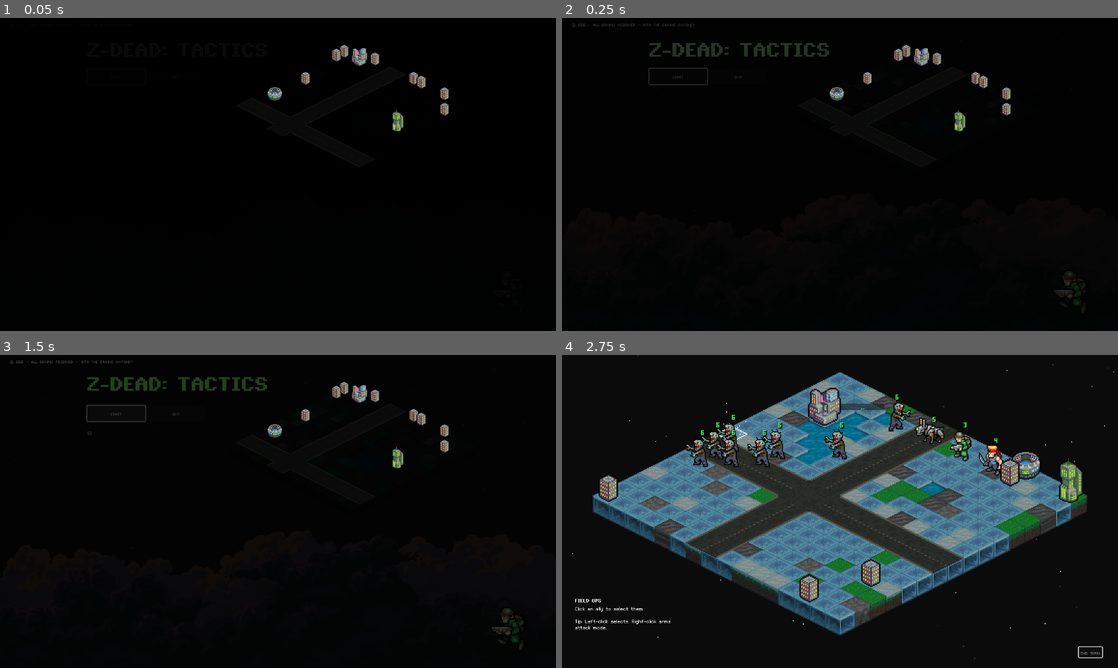
Above: before the commit, frames 1-4 (two rows, left to right).
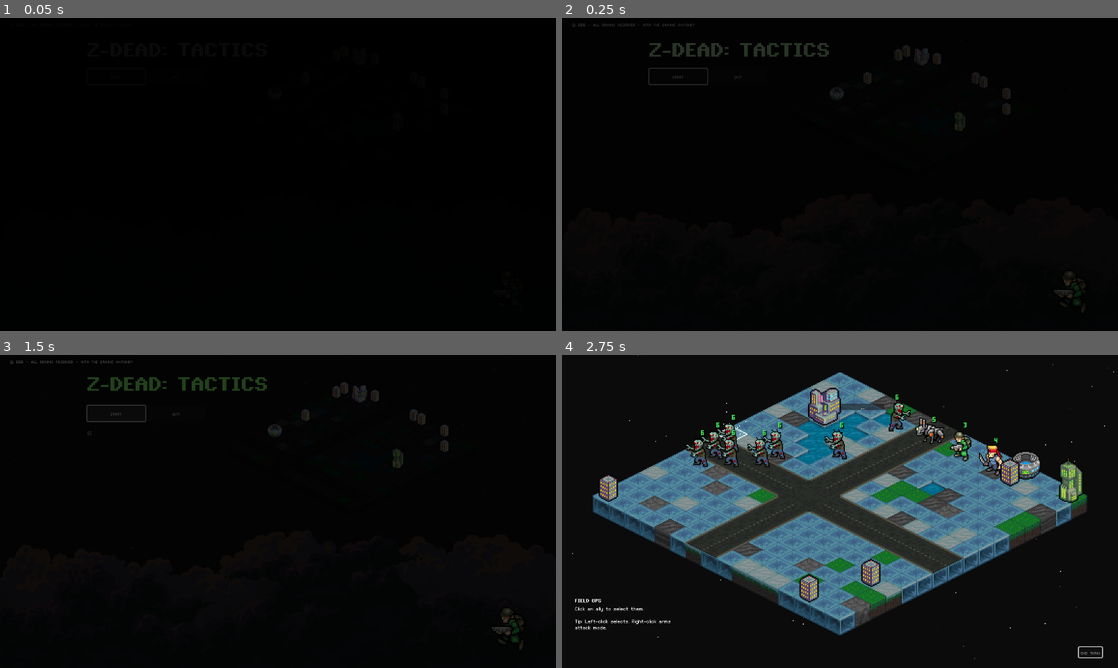
Above: after the commit, the same moments.

Repository: Tekknobot/MEKIII
Game: Godot game, scene res://scenes/title_screen.tscn
Same seed, same stepped clock (60 frames per second), same inputs: the game is played once before the commit and once after it. This scene is started directly instead of the project's main scene.
Inputs:
- Up to frame 1 (0.05 s): no input
- Up to frame 2 (0.25 s): no input
- Up to frame 3 (1.5 s): click "Start" at 0.5 s; click "Start" at 1.25 s
- Up to frame 4 (2.75 s): click "End Turn" at 2 s

The runs differ from the first frame. In frame 1, 0.8% of the frame differs, in the area x 48-81%, y 8-37%; in frame 2, 0.8%; in frame 3, 0.8%; in frame 4, nothing differs.

Commit message:
Adjust fade layer.

Diff:
--- a/scenes/title_screen.tscn
+++ b/scenes/title_screen.tscn
@@ -285,6 +285,7 @@
 theme_override_font_sizes/normal_font_size = 16
 
 [node name="Fade" type="ColorRect" parent="."]
+z_index = 4096
 layout_mode = 0
 offset_left = -26.0
 offset_top = -27.0
